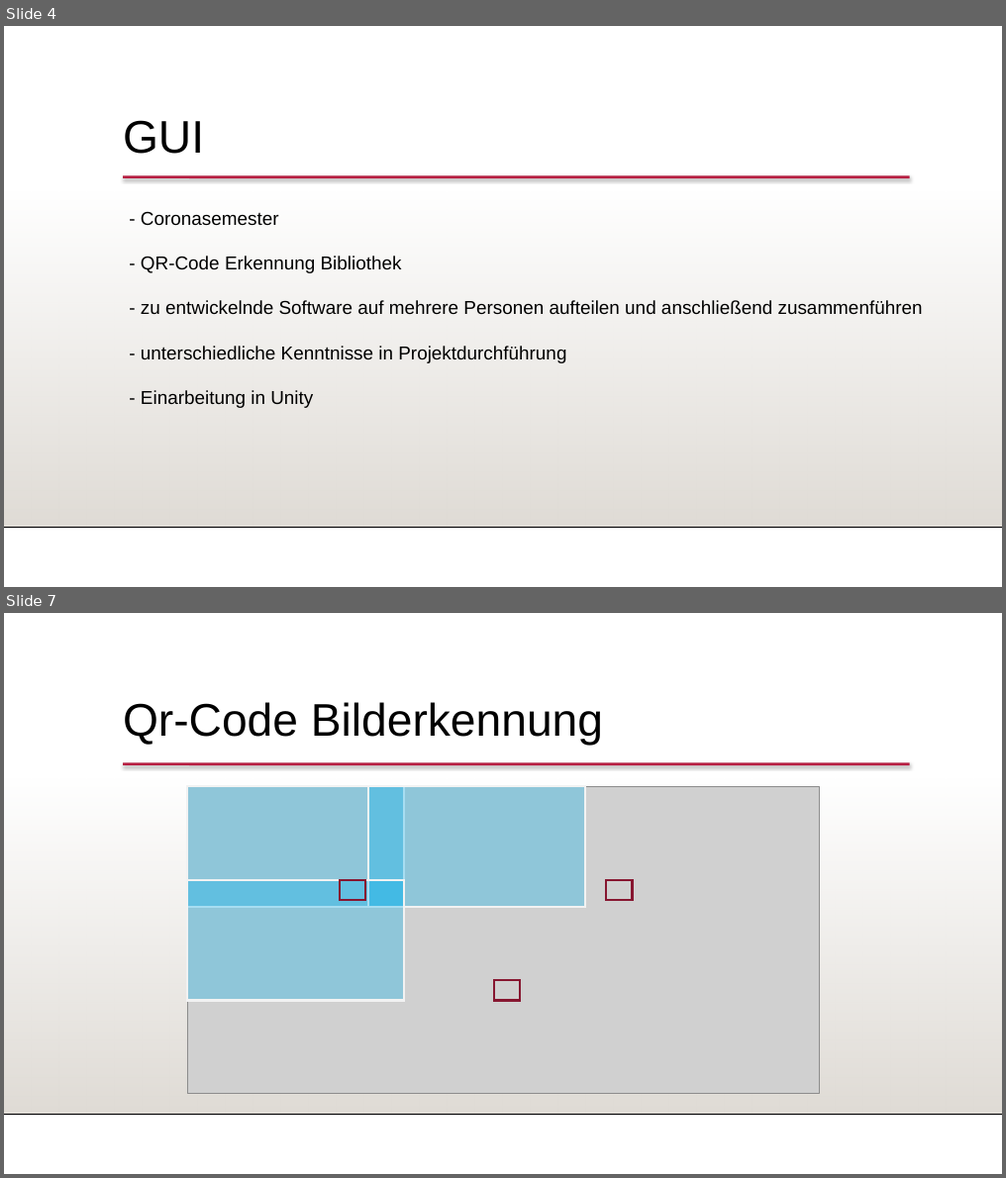
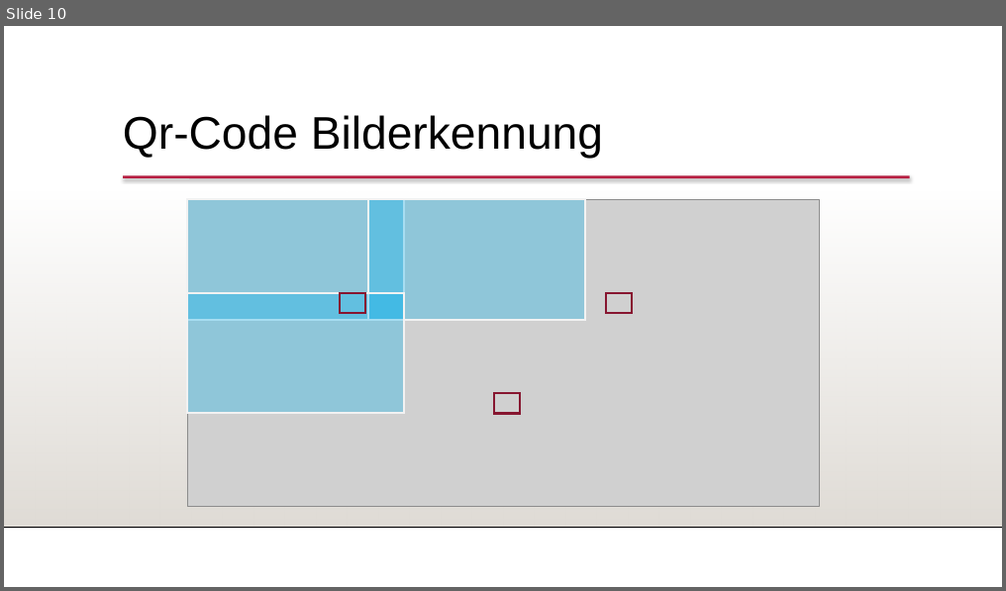
Before and after one commit to FeFi7/CarrierTracking, a slide deck: Präsentation/Teil2_Präsentation20_01_2021.pptx. Shown one above the other, each under a label of ours: slides 4 and 7 before the commit, slide 10 after it; the slides between them are not shown. The pictures are 1006x1178 and 1006x591 pixels, drawn with LibreOffice and Linux fonts; fonts in the diff are those of the drawing; grey boxes stand for pictures; background and template pictures are left out. Boxes give left, top, right and bottom in pixels: in the first picture for what was removed or moved away, otherwise in the second. Text is boxed around its words. In the diff, an @@ line names an element or a change of style, - is before the commit and + after.

```diff
--- a/Präsentation/Teil2_Präsentation20_01_2021.pptx
+++ b/Präsentation/Teil2_Präsentation20_01_2021.pptx
@@ slide 4 removed at [4, 26, 1002, 587], background #FFFFFF; not listed: 3 template elements that a slide beside it also shows @@
@@ text removed at [123, 120, 204, 154] @@
-GUI
@@ text removed at [141, 212, 923, 408] @@
-- Coronasemester
-- QR-Code Erkennung Bibliothek
-- zu entwickelnde Software auf mehrere Personen aufteilen und anschließend zusammenführen
-- unterschiedliche Kenntnisse in Projektdurchführung
-- Einarbeitung in Unity
@@ what was slide 7 is now slide 10 @@
```
Also in this commit, not shown: 1 slide changed, 9 slides added, 3 other slides removed.
